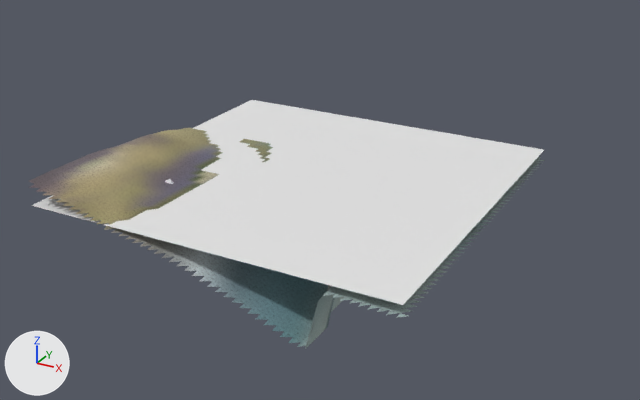
What one commit did to the glTF model eloria-assets/maps/continent-v2/saltsound/client/chunks/10_08/world.glb.
Both versions are drawn from a 50 mm lens placed at (151.6, 47.4, 85.7), pointed at (38.3, 253.5, -17.3). Lighting does not change. The marker at lower left points along +X, +Y and +Z. The first picture is the older version. Where no turn or scale is listed for an object, it has been applied to the vertices. Vertices at exactly the same position are counted once.

The older version as bpy lines, for what is in view:
```python
me_authoredground_saltsoundbase_saltsound_10_08 = bpy.data.meshes.new('AuthoredGround_saltsoundBase_saltsound_10_08')
me_authoredground_saltsoundbase_saltsound_10_08.from_pydata(...)  # 2496 vertices, 4608 faces; spans x 2057.0..2155.0, y -6339.0..-6241.0, z -16.0..5.8
me_authoredground_saltsoundbase_saltsound_10_08.materials.append(mat_authored_saltsoundbase)
me_terrain_saltsound_10_08 = bpy.data.meshes.new('Terrain_saltsound_10_08')
me_terrain_saltsound_10_08.from_pydata(...)  # 2401 vertices, 4608 faces; spans x 2057.0..2153.0, y -6337.0..-6241.0, z -16.0..5.8
me_terrain_saltsound_10_08.materials.append(mat_continental_ground)
me_water_saltsound_10_08 = bpy.data.meshes.new('Water_saltsound_10_08')
me_water_saltsound_10_08.from_pydata([(2058.0, -6242.0, 0.0), (2058.0, -6338.0, 0.0), (2154.0, -6338.0, 0.0), (2154.0, -6242.0, 0.0)], [], [(0, 1, 2), (2, 3, 0)])
me_water_saltsound_10_08.materials.append(mat_water_sea)  # its picture is missing
ob_authoredground_saltsoundbase_saltsound_10_08 = bpy.data.objects.new('AuthoredGround_saltsoundBase_saltsound_10_08', me_authoredground_saltsoundbase_saltsound_10_08)
ob_authoredground_saltsoundbase_saltsound_10_08.location = (-2059.0, 6521.0, 0.0)
ob_terrain_saltsound_10_08 = bpy.data.objects.new('Terrain_saltsound_10_08', me_terrain_saltsound_10_08)
ob_terrain_saltsound_10_08.location = (-2059.0, 6521.0, 0.0)
ob_water_saltsound_10_08 = bpy.data.objects.new('Water_saltsound_10_08', me_water_saltsound_10_08)
ob_water_saltsound_10_08.location = (-2059.0, 6521.0, 0.0)
```
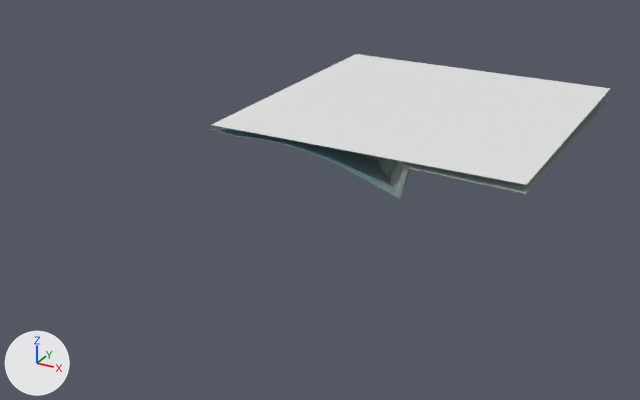
Diff of the bpy script that builds the scene:
```diff
--- a/eloria-assets/maps/continent-v2/saltsound/client/chunks/10_08/world.glb.py
+++ b/eloria-assets/maps/continent-v2/saltsound/client/chunks/10_08/world.glb.py
@@ me_terrain_saltsound_10_08 @@
 # used by ob_terrain_saltsound_10_08; location = (-2059.0, 6521.0, 0.0)
-me_terrain_saltsound_10_08.from_pydata(...)  # 2401 vertices, 4608 faces; spans x 2057.0..2153.0, y -6337.0..-6241.0, z -16.0..5.8
+me_terrain_saltsound_10_08.from_pydata(...)  # 2401 vertices, 4608 faces; spans x 2061.0..2157.0, y -6269.0..-6173.0, z -12.3..-1.5
+# me_terrain_saltsound_10_08 part 1: 2401 of 2401 vertices moved; they spanned x 2057.0..2153.0, y -6337.0..-6241.0, z -16.0..5.8 and now span x 2061.0..2157.0, y -6269.0..-6173.0, z -12.3..-1.5; mean shift (4.0, 68.0, -0.1)
 me_terrain_saltsound_10_08.materials.append(mat_continental_ground)
@@ me_water_saltsound_10_08 @@
 # used by ob_water_saltsound_10_08; location = (-2059.0, 6521.0, 0.0)
-me_water_saltsound_10_08.from_pydata(...)  # 4 vertices, 2 faces; spans x 2058.0..2154.0, y -6338.0..-6242.0, z 0.0
+me_water_saltsound_10_08.from_pydata(...)  # 4 vertices, 2 faces; spans x 2061.0..2157.0, y -6269.0..-6173.0, z 0.0
+# me_water_saltsound_10_08 part 2: the whole mesh is moved by (3.0, 69.0, 0.0)
 me_water_saltsound_10_08.materials.append(mat_water_sea)
@@ me_authoredground_saltsoundbase_saltsound_10_08 @@
 # used by ob_authoredground_saltsoundbase_saltsound_10_08; location = (-2059.0, 6521.0, 0.0)
-me_authoredground_saltsoundbase_saltsound_10_08.from_pydata(...)  # 2496 vertices, 4608 faces; spans x 2057.0..2155.0, y -6339.0..-6241.0, z -16.0..5.8
+me_authoredground_saltsoundbase_saltsound_10_08.from_pydata(...)  # 2401 vertices, 4608 faces; spans x 2061.0..2157.0, y -6269.0..-6173.0, z -12.2..-1.5
+# me_authoredground_saltsoundbase_saltsound_10_08 part 3: 1777 vertices removed from x 2057.0..2155.0, y -6339.0..-6241.0, z -16.0..5.8; 1682 vertices added at x 2061.0..2157.0, y -6269.0..-6173.0, z -12.2..-1.8
 me_authoredground_saltsoundbase_saltsound_10_08.materials.append(mat_authored_saltsoundbase)
```

Pixel boxes [x1, y1, x2, y2] of what changed, in the pictures (640 x 400 px; the box of a moved part takes in the faces that stretch with it):
'Water_saltsound_10_08', mesh moved: before [31, 100, 544, 305]; after [212, 54, 611, 185]
'AuthoredGround_saltsoundBase_saltsound_10_08', reshaped: before [28, 128, 544, 349]; after [211, 99, 608, 199]
'Terrain_saltsound_10_08', reshaped (mostly hidden): before [29, 128, 344, 344]; after [229, 126, 586, 196]
part 3 of me_authoredground_saltsoundbase_saltsound_10_08, moved or reshaped (mostly hidden afterwards): before [29, 128, 516, 349]; after [519, 99, 607, 194]
